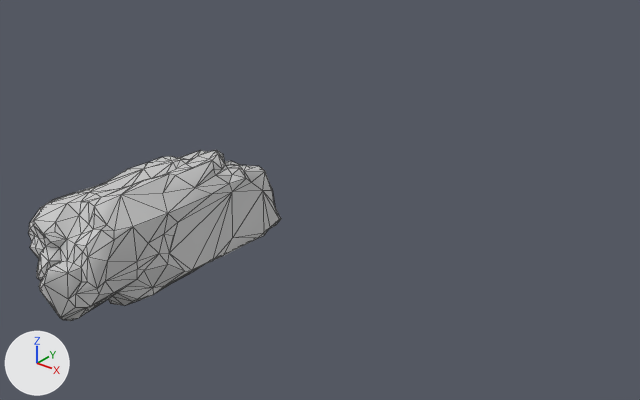
The FBX model Assets/Graph/Meshes/TERRAIN/SM_rock_L_A_LOD2.fbx as it was, and as the next commit left it.
Camera for both pictures: a 50 mm camera at (46.8, -138.0, 37.2) aimed at (-3.6, -75.1, -1.8). The axes (+X, +Y, +Z) are drawn at lower left. The lights are the same throughout. Both versions are drawn at frame 1 of the action 'Take 001'; the numbers are the values there. Mesh edges are drawn as thin lines.

Before the edit, the objects in view are built like this:
```python
me_mesh = bpy.data.meshes.new('Mesh')
me_mesh.from_pydata(...)  # 365 vertices, 726 faces; spans x -549.0..551.0, y -1272.0..1270.0, z -572.0..569.0
me_mesh.materials.append(mat_material__2)  # light grey #cacaca
ob_sm_rock_l_a_lod2 = bpy.data.objects.new('SM_rock_L_A_LOD2', me_mesh)
ob_sm_rock_l_a_lod2.location = (-9.14, -92.21, 0.0)
ob_sm_rock_l_a_lod2.scale = (0.01, 0.01, 0.01)
```
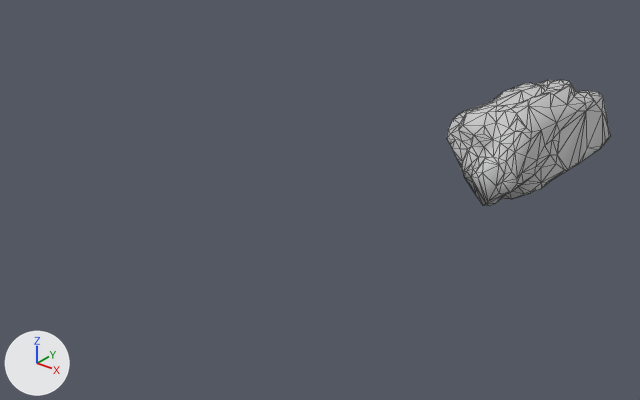
Diff of the bpy script that builds the scene:
```diff
--- a/Assets/Graph/Meshes/TERRAIN/SM_rock_L_A_LOD2.fbx.py
+++ b/Assets/Graph/Meshes/TERRAIN/SM_rock_L_A_LOD2.fbx.py
@@ me_mesh @@
 me_mesh.from_pydata(...)  # 365 vertices, 726 faces; spans x -549.0..551.0, y -1272.0..1270.0, z -572.0..569.0
 # used by ob_sm_rock_l_a_lod2; location = (-9.14, -92.21, 0.0); scale = (0.01, 0.01, 0.01)
+# me_mesh part 1: edges marked sharp go from 694 to 0
 me_mesh.materials.append(mat_material__2)
@@ ob_sm_rock_l_a_lod2 @@
 ob_sm_rock_l_a_lod2 = bpy.data.objects.new('SM_rock_L_A_LOD2', me_mesh)
-ob_sm_rock_l_a_lod2.location = (-9.14, -92.21, 0.0)
+ob_sm_rock_l_a_lod2.location = (7.21, -51.63, 0.0)
 ob_sm_rock_l_a_lod2.scale = (0.01, 0.01, 0.01)
```

Boxes [x1, y1, x2, y2] around the edits, measured in the pictures (640 x 400 px):
'SM_rock_L_A_LOD2', shading changed, moved
    before: [28, 150, 281, 321]
    after: [447, 80, 611, 206]
